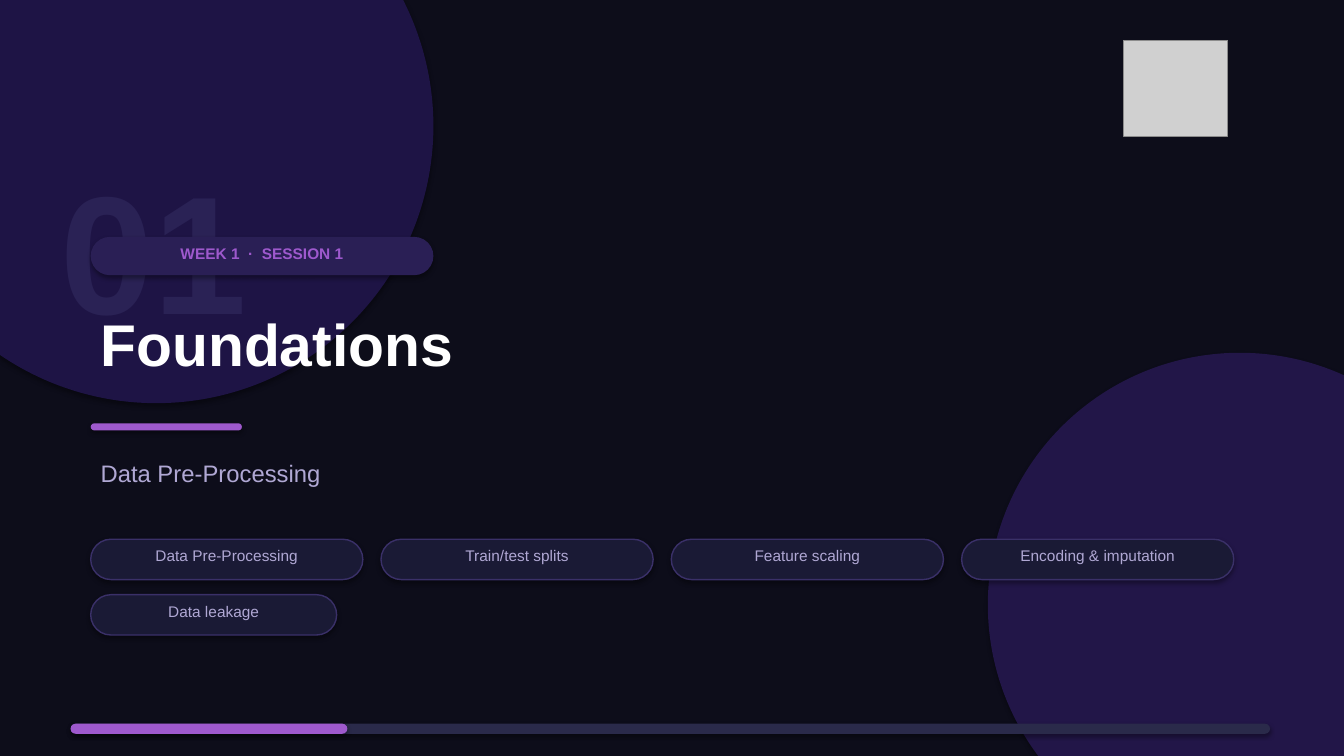
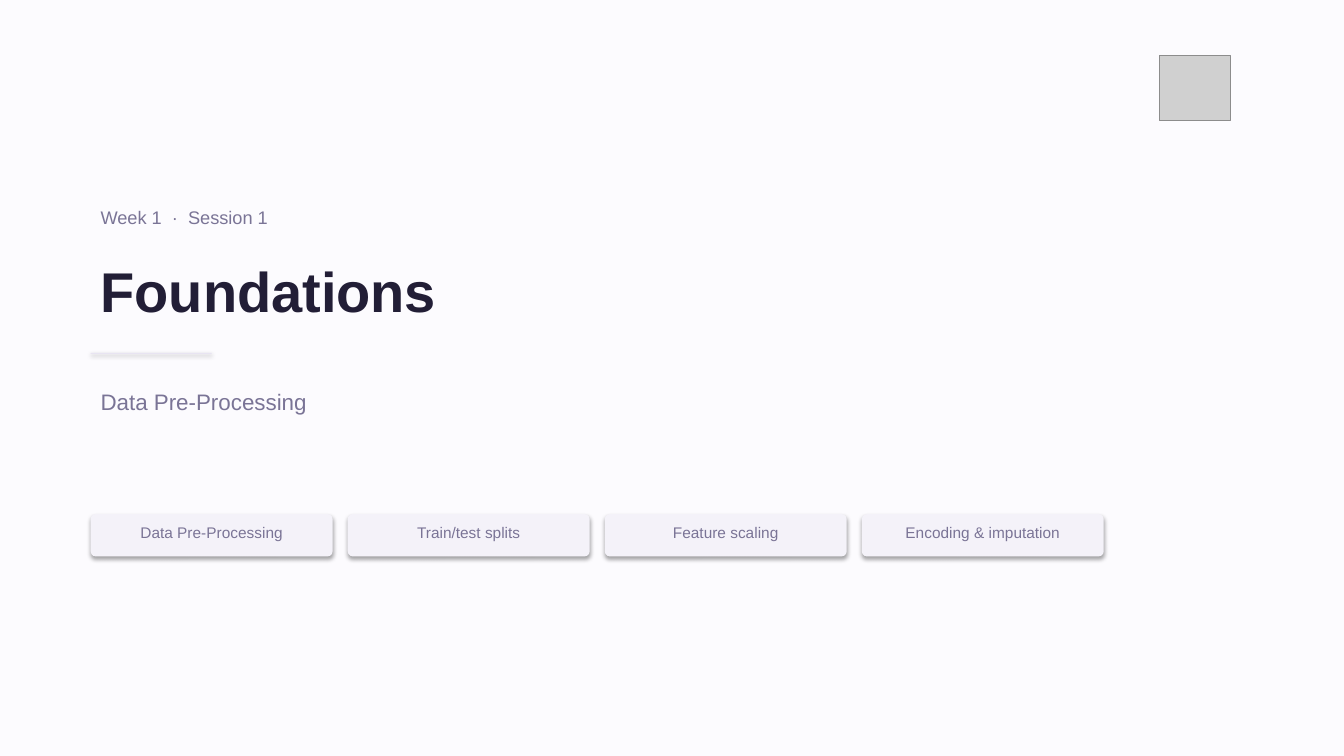
Before and after one commit to iksasa15/AI-ML, a slide deck: slide 3 of web-presentation/pdf-exports/Week1-Session1-Foundations.pptx. Drawn at 1344x756 pixels with LibreOffice and Linux fonts; fonts in the diff are those of the drawing; grey boxes stand for pictures. Boxes give left, top, right and bottom in pixels: in the first picture for what was removed or moved away, otherwise in the second. Text is boxed around its words. In the diff, an @@ line names an element or a change of style, - is before the commit and + after.

```diff
--- a/web-presentation/pdf-exports/Week1-Session1-Foundations.pptx
+++ b/web-presentation/pdf-exports/Week1-Session1-Foundations.pptx
@@ background #0D0D1A to #FCFBFE @@
@@ ellipse removed at box(0, 0, 434, 403) @@
@@ picture: place and size @@
-picture at box(1124, 40, 1228, 136)
+picture at box(1159, 55, 1231, 121)
@@ rounded rectangle removed at box(91, 237, 434, 275) @@
@@ text at box(101, 211, 268, 224): text changed; size 11 to 13 pt; text colour #9E59CD to #7A7496; bold off @@
-WEEK 1 · SESSION 1
+Week 1 · Session 1
@@ text removed at box(60, 248, 247, 343) @@
-01
@@ text "Foundations": place and size @@
-text "Foundations" at box(101, 319, 453, 377)
+text "Foundations" at box(101, 271, 436, 313)
@@ text "Foundations" at box(101, 271, 436, 313): size 42 to 40 pt, text colour #FFFFFF to #221E36 @@
@@ rectangle added at box(91, 353, 212, 354), fill #E8E4F2 @@
@@ ellipse removed at box(988, 353, 1344, 756) @@
@@ text "Data Pre-Processing": place and size @@
-text "Data Pre-Processing" at box(101, 464, 320, 487)
+text "Data Pre-Processing" at box(101, 394, 307, 415)
@@ text "Data Pre-Processing" at box(101, 394, 307, 415): size 17 to 16 pt, text colour #B0A8D4 to #7A7496 @@
@@ text "Data Pre-Processing": place and size @@
-text "Data Pre-Processing" at box(155, 550, 297, 564)
+text "Data Pre-Processing" at box(140, 527, 282, 541)
@@ fill #1A1A35 to #F4F2F9; outline #3A3068 1 pt to none; proportions changed in 3 elements at box(605, 514, 847, 557), box(862, 514, 1104, 557), box(91, 514, 333, 557) @@
@@ rounded rectangle: place and size @@
-rounded rectangle at box(91, 595, 337, 635)
+rounded rectangle at box(91, 514, 333, 557)
@@ text "Train/test splits": place and size @@
-text "Train/test splits" at box(465, 550, 568, 564)
+text "Train/test splits" at box(417, 527, 520, 541)
@@ rounded rectangle: place and size @@
-rounded rectangle at box(91, 423, 242, 431)
+rounded rectangle at box(348, 514, 590, 557)
@@ rounded rectangle at box(348, 514, 590, 557): fill #9E59CD to #F4F2F9; proportions changed @@
@@ text "Feature scaling": place and size @@
-text "Feature scaling" at box(755, 550, 860, 564)
+text "Feature scaling" at box(673, 527, 778, 541)
@@ rounded rectangle: place and size @@
-rounded rectangle at box(91, 539, 363, 580)
+rounded rectangle at box(605, 514, 847, 557)
@@ rounded rectangle removed at box(671, 539, 944, 580) @@
@@ text colour #B0A8D4 to #7A7496 in 4 elements at box(140, 527, 282, 541), box(417, 527, 520, 541), box(673, 527, 778, 541), box(905, 527, 1060, 541) @@
@@ text "Encoding & imputation": place and size @@
-text "Encoding & imputation" at box(1020, 550, 1175, 564)
+text "Encoding & imputation" at box(905, 527, 1060, 541)
@@ rounded rectangle: place and size @@
-rounded rectangle at box(381, 539, 653, 580)
+rounded rectangle at box(862, 514, 1104, 557)
@@ rounded rectangle removed at box(962, 539, 1234, 580) @@
@@ text removed at box(168, 606, 259, 620) @@
-Data leakage
@@ rounded rectangle removed at box(71, 724, 1270, 734) @@
@@ rounded rectangle removed at box(71, 724, 348, 734) @@
```
Also in this commit, not shown: 12 other slides changed, 3 other files.
